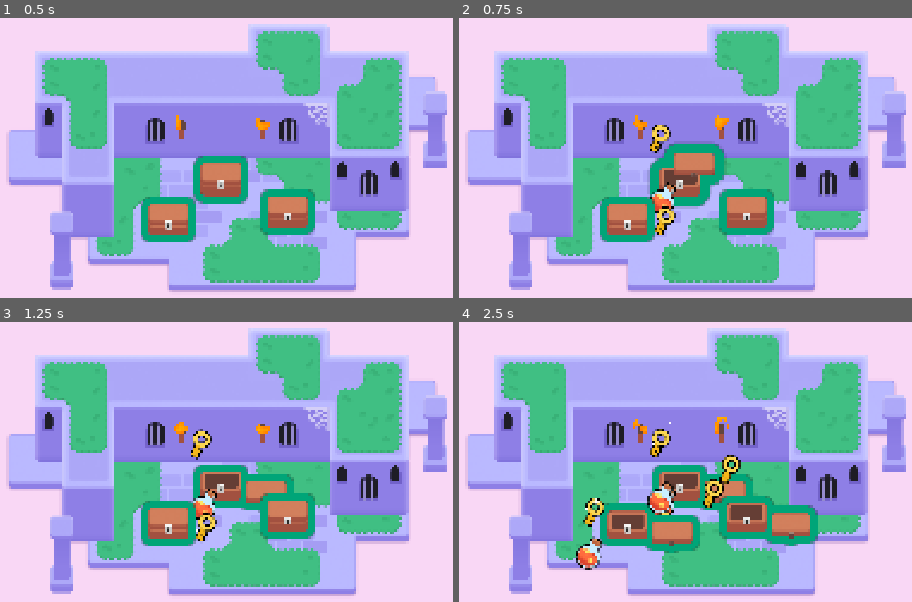
Above: before the commit, frames 1-4 (two rows, left to right).
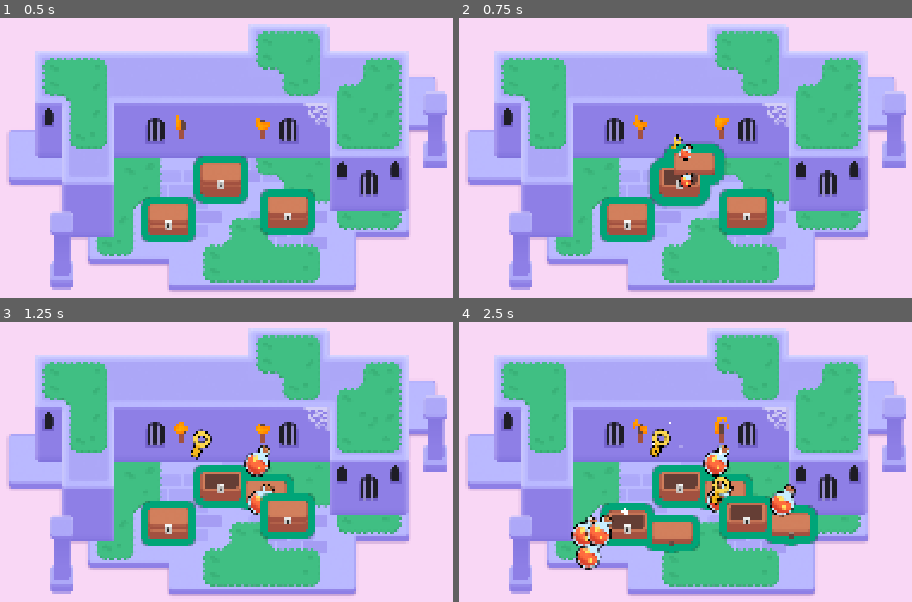
Above: after the commit, the same moments.

Repository: avchowgda/M6-Looting-
Game: Godot game, scene res://lessons/mini_dungeon.tscn
Two runs of this game, one before a commit and one after it. Both use one fixed random seed, a clock stepped at 60 frames per second and the inputs below.
Inputs (mouse positions are in pixels of both pictures, inside the frame that each line leads up to):
- Up to frame 1 (0.5 s): no input
- Up to frame 2 (0.75 s): tap Enter at 0.5 s; move the mouse to (680, 180) at 0.52 s; hold D (move_right) from 0.53 s (still down); tap Z at 0.6 s; click (680, 180) at 0.67 s
- Up to frame 3 (1.25 s): keep holding D (move_right); tap Space at 0.77 s
- Up to frame 4 (2.5 s): move the mouse to (626, 523) at 1.27 s; release D (move_right) at 1.28 s; hold S (move_down) 1.28-2.03 s; tap Z at 1.35, 2.1 s; click (626, 523) at 1.42 s; tap Space at 1.52 s; move the mouse to (744, 515) at 2.02 s; hold D (move_right) from 2.03 s (still down); click (744, 515) at 2.17 s

Frame 1 is identical in both runs. In frame 2, 1.2% of the frame differs, in the area x 42-52%, y 38-78%; in frame 3, 1.5%; in frame 4, 3.3%, in the area x 24-75%, y 43-81%.

Commit message:
M6L7 finished

Diff:
--- a/lessons/chest/chest.gd
+++ b/lessons/chest/chest.gd
@@ -51,4 +51,18 @@
 	var random_angle := randf_range(0.0,2.0*PI)
 	var random_direction := Vector2(1.0,0.0).rotated(random_angle)
 	var random_distance := randf_range(60.0,120.0)
-	loot_item.position = random_direction * random_distance
+	var land_position := random_direction * random_distance
+	const FLIGHT_TIME := 0.4
+	const HALF_FLIGHT_TIME := FLIGHT_TIME /2.0
+
+	var tween := create_tween()
+	tween.set_parallel()
+	loot_item.scale = Vector2(0.25,0.25)
+	tween.tween_property(loot_item,"scale", Vector2(1.0,1.0), HALF_FLIGHT_TIME)
+	tween.tween_property(loot_item,"position:x", land_position.x,FLIGHT_TIME)
+	tween = create_tween()
+	tween.set_trans(Tween.TRANS_QUAD)
+	tween.set_ease(Tween.EASE_OUT)
+	var jump_height := randf_range(30.0,80.0)
+	tween.tween_property(loot_item,"position:y",land_position.y - jump_height, HALF_FLIGHT_TIME)
+	tween.tween_property(loot_item,"position:y",land_position.y, HALF_FLIGHT_TIME)
